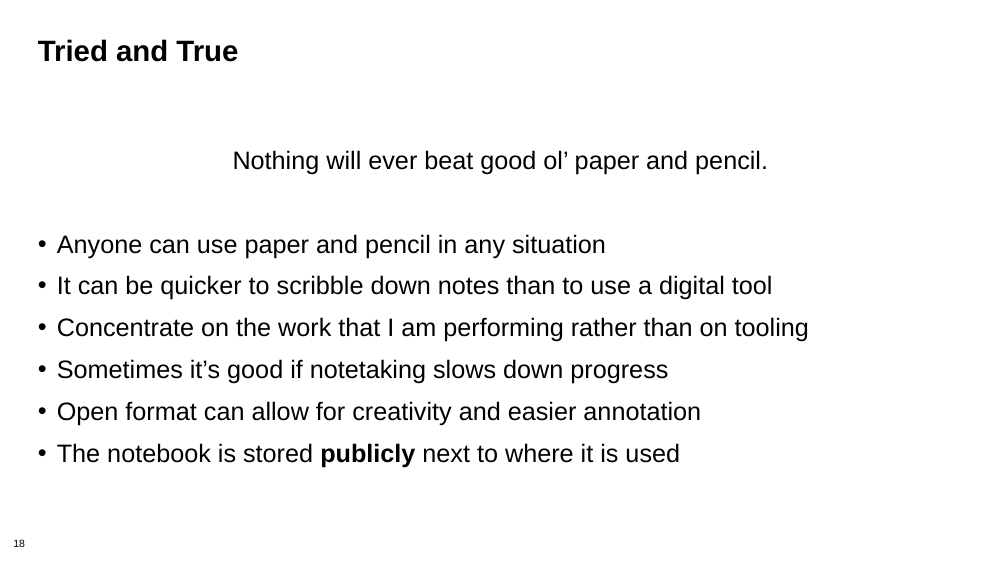
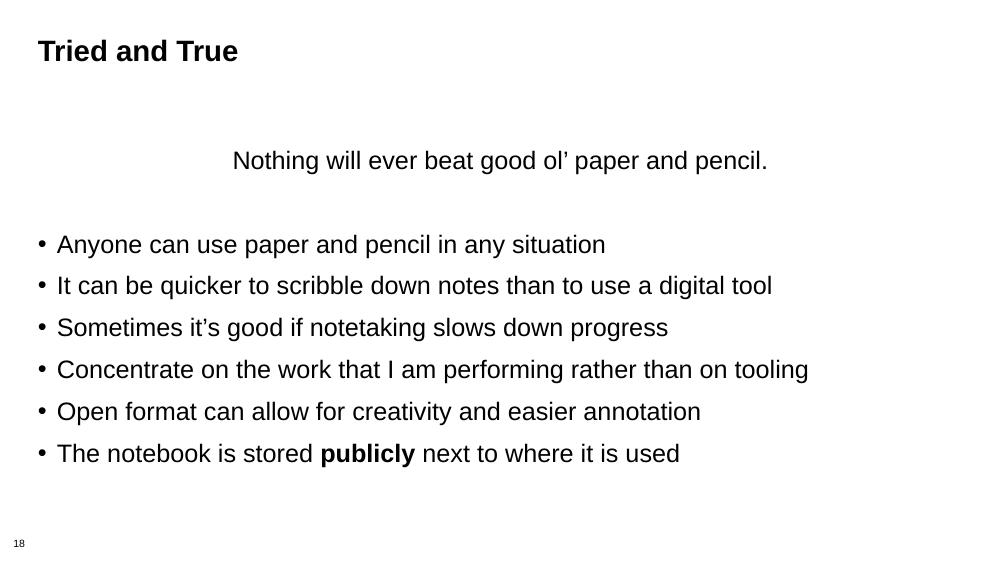
Before and after one commit to bssw-tutorial/presentations, a slide deck: slide 18 of lab-notebooks.pptx. Drawn at 1008x567 pixels with LibreOffice and Linux fonts; fonts in the diff are those of the drawing; background and template pictures are left out. Boxes give left, top, right and bottom in pixels: in the first picture for what was removed or moved away, otherwise in the second. Text is boxed around its words. In the diff, an @@ line names an element or a change of style, - is before the commit and + after.

```diff
--- a/lab-notebooks.pptx
+++ b/lab-notebooks.pptx
@@ text at <box>57,317,668,342</box>: paragraph added @@
+• Sometimes it’s good if notetaking slows down progress
@@ text at <box>57,359,668,384</box>: paragraph removed @@
-• Sometimes it’s good if notetaking slows down progress
```
Also in this commit, not shown: 4 other slides changed, 1 slide added, 1 slide removed.
